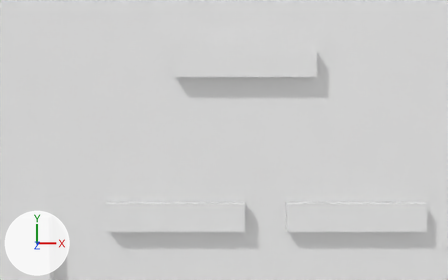
The Blender file scenes/slinky.blend, before and after one commit.
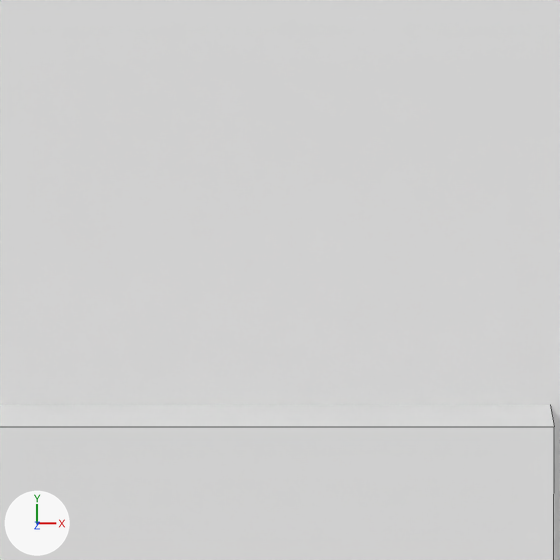
Each version is shown from a 50 mm camera at (0.51, -0.92, 44.76) aimed at (0.51, -4.53, -0.28), then close up on the part from 41% to 55% of the width and 56% to 78% of the height. The lights are fixed; the arrows at lower left show +X, +Y and +Z. The close-ups show mesh edges as thin lines.

Names of what the first close-up shows: 'Background', 'Platform5'.
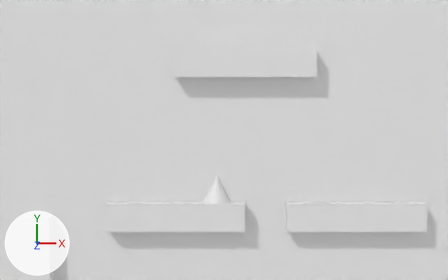
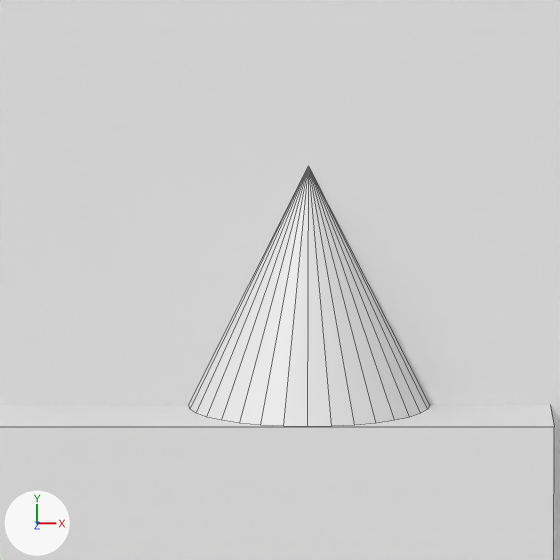
Commit message: Added checkpoint functionality. Added a checkpoint to the scene.

Boxes (x1, y1, x2, y2) around the edits, measured in the close-ups (560 x 560 px):
'Checkpoint1', added: after (189, 167, 429, 427)

What the commit changed:
Mesh me_cone is new.
It is a 32-sided cone pointing to +z spanning x -1.0..1.0, y -1.0..1.0, z -1.0..1.0.
Object 'Checkpoint1' (ob_checkpoint1) is new; it shows me_cone.
Its location is (0.0, -8.0, 0.0).
Its rotation in degrees is (270, 0, 0).
